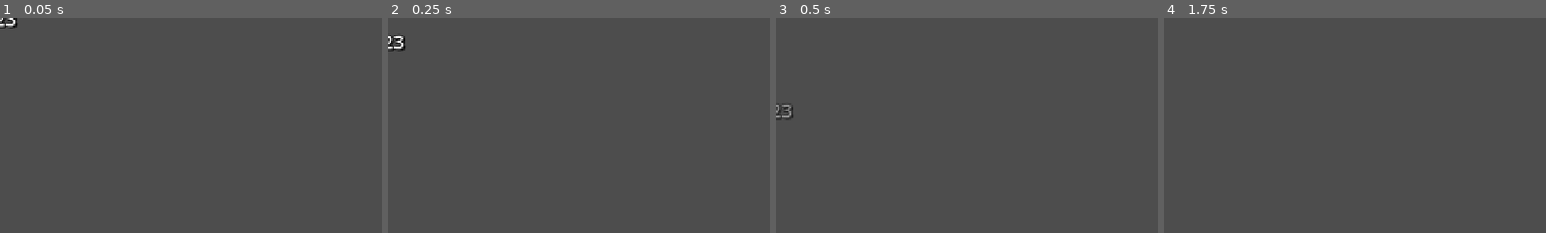
Above: before the commit, frames 1-4 (left to right).
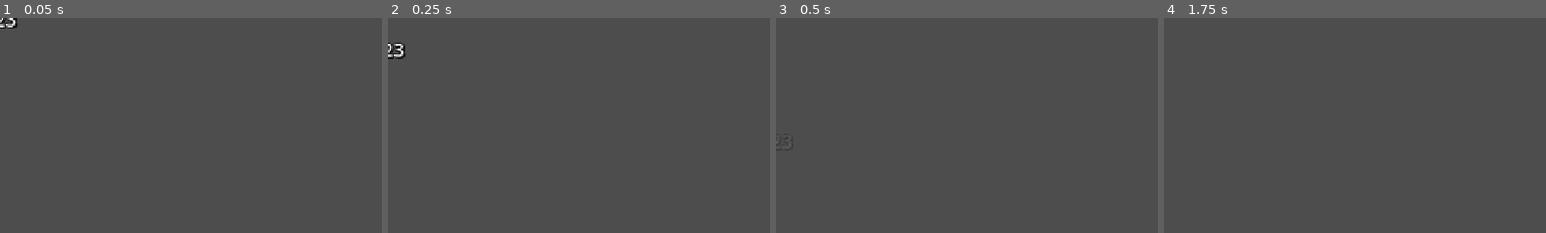
Above: after the commit, the same moments.

Repository: seekerzz/tower-html
Game: Godot game, scene res://src/Scenes/UI/FloatingText.tscn
Two runs of this game, one before a commit and one after it. Both use one fixed random seed, a clock stepped at 60 frames per second and the inputs below. The project has no main scene, so this scene is started directly.
Inputs (mouse positions are % of the whole screen's width and height, from its top left):
- Up to frame 1 (0.05 s): no input
- Up to frame 2 (0.25 s): no input
- Up to frame 3 (0.5 s): no input
- Up to frame 4 (1.75 s): tap Enter at 0.5 s; move the mouse to (72, 45) at 0.52 s; hold Right (ui_right) 0.53-1.25 s; tap Q at 0.6 s; click (72, 45) at 0.67 s; tap Space at 1.25 s; drag from (30, 55) to (45, 70) at 1.27 s
The pictures show only the part of the screen within x 0-50%, y 0-50%; the shares and areas given below are measured in that part.

The runs differ from the first frame. In frame 1, less than 0.1% of the frame differs, in the area x 0-4%, y 0-5%; in frame 2, 0.4%, in the area x 0-5%, y 8-20%; in frame 3, 0.2%; in frame 4, nothing differs.

Commit message:
Refactor floating text and add enemy knockback physics
- Rewrote `FloatingText.gd` for "juicy" animations: pop-in scaling, flash effect, and physics-based movement with friction.
- Implemented physics-based knockback in `Enemy.gd` dependent on projectile momentum.
- Updated `Projectile.gd` to calculate knockback force based on speed and damage.
- Updated `GameManager.gd` and `MainGUI.gd` signals to support directional floating text.
- Configured AOE damage (`FireStorm.gd`) to ignore knockback for stability.
- Floating text now includes critical hit shake and distance-based fading.

Diff:
--- a/src/Scripts/UI/FloatingText.gd
+++ b/src/Scripts/UI/FloatingText.gd
@@ -1,91 +1,127 @@
 extends Node2D
 
 @onready var label = $Label
+
+# Physics parameters (Juicy)
 var velocity: Vector2 = Vector2.ZERO
-var gravity: float = 1200.0
-var friction: float = 2.0
+var gravity: float = 1600.0
+var friction: float = 4.0
 
+# State
 var initial_pos: Vector2
 var fade_start_dist: float = 100.0
 var move_direction: Vector2 = Vector2.ZERO
 var is_directional: bool = false
+var is_critical: bool = false
+var shake_timer: float = 0.0
 
 func setup(value_str: String, color: Color, is_crit: bool = false, value_num: float = 0.0, direction: Vector2 = Vector2.ZERO):
+	is_critical = is_crit
 	label.text = value_str
-	# Brighten color for crit
-	label.modulate = color.lightened(0.2) if is_crit else color
 	z_index = 200 if is_crit else 100
 
-	# Dynamic scaling calculation
-	# Scale grows with damage, capped at 2.5x
+	# Pivot Center
+	if label.size == Vector2.ZERO:
+		# Force update if size not ready (usually it isn't in setup, so we estimate or await)
+		# But since it's a Label, it might resize automatically.
+		# Setting pivot_offset on Label often requires size.
+		# Let's try to set it based on estimation or defer?
+		# Or better: Center the Label node relative to Node2D position (0,0) using anchors/position.
+		# If Label is centered via grow_horizontal = BOTH, then position is center.
+		# But user asked to set pivot_offset.
+		# Let's set it after frame? No, needs to be instant.
+		# Let's assume layout is centered. If not, setting pivot_offset is good.
+		label.reset_size() # Ensure size is calculated
+		label.pivot_offset = label.size / 2.0
+	else:
+		label.pivot_offset = label.size / 2.0
+
+	# Scale Calculation
 	var base_scale = clamp(1.0 + (value_num / 500.0), 1.0, 2.5)
 	if is_crit:
 		base_scale *= 1.5
 
 	# Initial State
-	scale = Vector2.ZERO
+	scale = Vector2(0.2, 0.2)
 	initial_pos = position
 
-	# Elastic Pop Animation
-	var tween = create_tween().set_parallel(true)
-	tween.tween_property(self, "scale", Vector2(base_scale, base_scale), 0.5).set_trans(Tween.TRANS_ELASTIC).set_ease(Tween.EASE_OUT)
+	# --- 1. Pop Animation (Juicy) ---
+	var tween = create_tween()
+	# Phase 1: Overshoot (0.05s)
+	tween.tween_property(self, "scale", Vector2(base_scale * 1.5, base_scale * 1.5), 0.05).set_trans(Tween.TRANS_CUBIC).set_ease(Tween.EASE_OUT)
+	# Phase 2: Rebound (0.15s)
+	tween.tween_property(self, "scale", Vector2(base_scale, base_scale), 0.15).set_trans(Tween.TRANS_BACK).set_ease(Tween.EASE_OUT)
 
+	# --- 2. Flash Effect ---
+	# Start bright white (HDR if possible, or just >1)
+	label.modulate = Color(2.0, 2.0, 2.0) if is_crit else Color(1.5, 1.5, 1.5)
+	var color_tween = create_tween()
+	color_tween.tween_property(label, "modulate", color, 0.2) # Fade to normal color
+
+	# --- 3. Physics Setup ---
 	if direction != Vector2.ZERO:
 		is_directional = true
 		move_direction = direction.normalized()
-		# Add random scatter (+/- 15 degrees)
+		# Scatter +/- 15 deg
 		var angle_offset = deg_to_rad(randf_range(-15, 15))
 		move_direction = move_direction.rotated(angle_offset)
 
-		var speed = 400.0 if is_crit else 250.0
+		# Higher initial speed for juicy drag
+		var speed = 700.0 if is_crit else 500.0
 		velocity = move_direction * speed
 		rotation = move_direction.angle()
 	else:
-		# Original Random Jump Logic
+		# Random Jump (Non-directional)
 		rotation_degrees = randf_range(-15, 15)
 		var spread = 200.0 if is_crit else 100.0
-		var jump = -450.0 if is_crit else -300.0
+		var jump = -600.0 if is_crit else -450.0 # Higher jump for stronger gravity
 		velocity = Vector2(randf_range(-1, 1) * spread, randf_range(jump, jump * 0.5))
 
-	# Note: Removed time-based fade tween. Fade is now handled in _process.
+	if is_crit:
+		shake_timer = 0.2
 
 func _process(delta):
+	# Physics
 	if is_directional:
-		# Directional movement: constant velocity (maybe slight friction or just constant)
-		# User said "move along that direction", "speed affected by crit".
-		# Let's keep velocity constant or apply slight drag?
-		# "fast fade out after distance".
-		# For "impact" feel, maybe it slows down?
-		# But "fly out" usually implies momentum. Let's keep constant velocity or slight friction.
-		# Let's apply slight friction to make it look physics-y but maintain direction.
-		velocity = velocity.move_toward(Vector2.ZERO, friction * 50.0 * delta)
+		# High friction drag
+		# Using lerp-like friction for "air resistance" feel: v = v * (1 - f * dt)
+		# Or move_toward. move_toward is linear deceleration.
+		# User requested "Large friction... rapid deceleration".
+		# Let's use linear deceleration but large value.
+		var drag = friction * 200.0
+		velocity = velocity.move_toward(Vector2.ZERO, drag * delta)
 		position += velocity * delta
 	else:
-		# Original Physics
+		# Standard Gravity Physics
 		velocity.y += gravity * delta
-		velocity.x = move_toward(velocity.x, 0, friction * delta)
+		velocity.x = move_toward(velocity.x, 0, friction * 50.0 * delta)
 		position += velocity * delta
 
-	# Distance / Fade Logic
+	# Crit Shake
+	if is_critical and shake_timer > 0:
+		shake_timer -= delta
+		var shake_amount = 3.0 * (shake_timer / 0.2) # Fade out shake
+		var offset = Vector2(randf_range(-1, 1), randf_range(-1, 1)) * shake_amount
+		# Apply offset visually (we can't easily offset position without drifting,
+		# so we offset the label or just jitter position.
+		# If we jitter position, we alter trajectory. Better to jitter visuals only.)
+		# But `position` is the Node2D position.
+		# Let's jitter `label.position` or `visual_node`.
+		# Label is at (0,0) usually.
+		label.position = -label.pivot_offset + offset # Pivot offset is roughly center, so we need to account for it if we set it?
+		# Wait, if pivot_offset is set, it affects rotation/scale, not position directly unless we move it.
+		# Label default pos is (0,0). If we set pivot_offset to size/2, it rotates around center.
+		# We should just offset from (0,0).
+		label.position = offset
+	elif is_critical:
+		label.position = Vector2.ZERO # Reset
+
+	# Distance Fade
 	var dist = position.distance_to(initial_pos)
 	if dist > fade_start_dist:
-		# Fast fade out
 		modulate.a -= delta * 5.0
 		if modulate.a <= 0:
 			queue_free()
 
-	# Fallback timer (in case it doesn't move far enough, e.g. stuck or zero velocity)
-	# or just rely on modulate.a logic if we ensure it moves or we add a lifetime.
-	# But original logic had lifetime. Let's add a safety timeout just in case.
-	# But strictly following instructions: "Remove time-based Tween fade out... calculate distance".
-	# If direction is zero (random jump), does it travel 100 distance?
-	# Random jump: vy starts at -300 to -450. Gravity 1200.
-	# It goes up and falls down. It will travel distance.
-	# If it stays near 0 (e.g. falls back to start), it might persist.
-	# So for non-directional (gravity), maybe we should keep a time limit or check total path length?
-	# The instruction says "When passed fade_start_dist...".
-	# If I jump up and fall down, I might cross 100px.
-	# Let's stick to the instruction. If it causes issues (lingering text), I'll fix later.
-	# Actually, for the "random jump", it falls down eventually.
-	# If it falls below screen, we should probably kill it.
-	# But let's assume distance check works.
+	# Safety Timeout (e.g. if it hits a wall or stops before fade distance)
+	# (Optional, but good practice if fade relies on distance)
